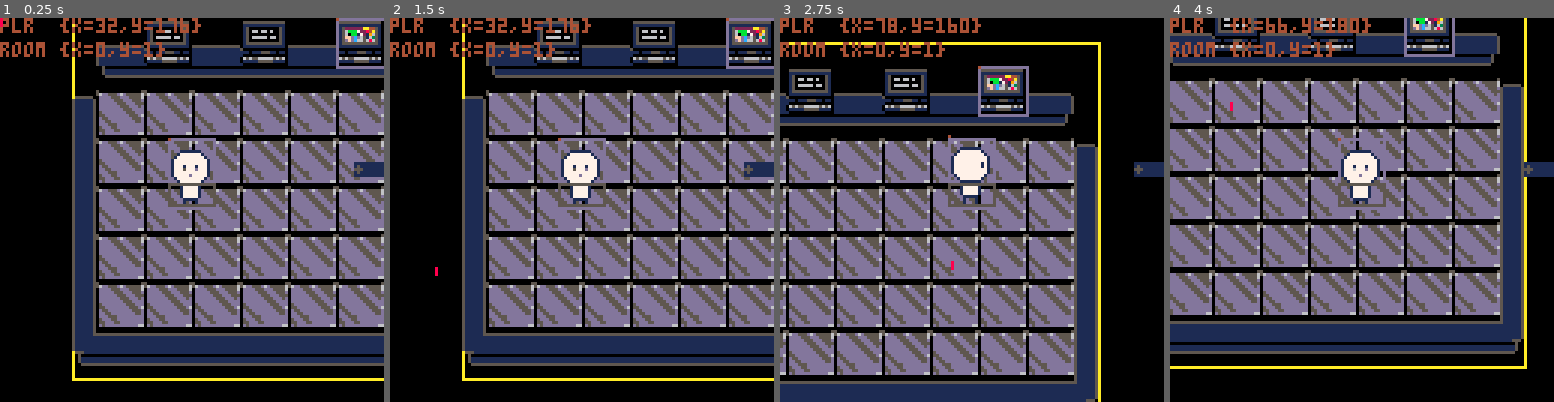
Above: before the commit, frames 1-4 (left to right).
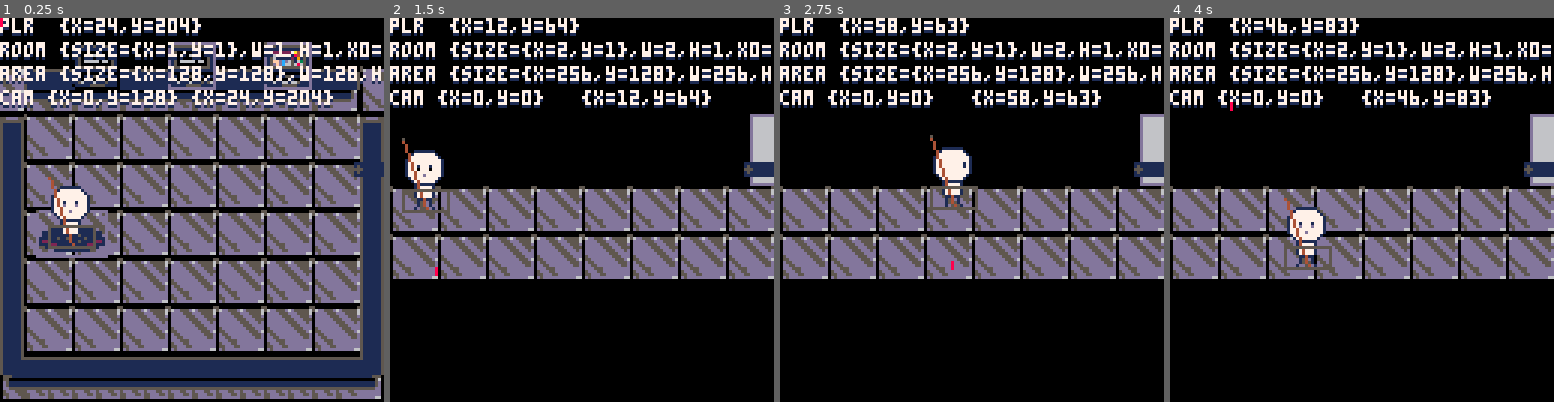
Above: after the commit, the same moments.

Repository: GiovanH/Pico8_Dev
Game: PICO-8 cartridge walkabout.p8
The game is run twice, just before and just after one commit, with the same random seed, the same clock (stepped at 60 frames per second) and the same inputs.
Inputs (mouse positions are in pixels of both pictures, inside the frame that each line leads up to):
- Up to frame 1 (0.25 s): no input
- Up to frame 2 (1.5 s): tap X (X key) at 0.33, 1.07 s; click (670, 121) at 0.67 s; tap O (Z key) at 0.7 s; click (436, 267) at 1.22 s
- Up to frame 3 (2.75 s): hold Right 1.6-2.1 s; tap O (Z key) at 1.7, 2.1, 2.5 s; click (887, 114) at 1.77 s; tap X (X key) at 1.85 s; hold Up 2.15-2.42 s; click (952, 259) at 2.32 s; hold Right from 2.47 s (still down)
- Up to frame 4 (4 s): click (1404, 106) at 2.87 s; tap O (Z key) at 2.9, 3.3, 3.7 s; tap X (X key) at 2.97 s; release Right at 3.03 s; hold Left 3.08-3.58 s; click (1465, 256) at 3.42 s; hold Down 3.63-3.97 s; click (1231, 102) at 3.97 s

The runs differ from the first frame. In frame 1, 67% of the frame differs, in the area x 0-100%, y 0-100%; in frame 2, 50%; in frame 3, 60%; in frame 4, 67%.

Commit message:
it's 3 am i forget all what

Diff:
--- a/walkabout.p8
+++ b/walkabout.p8
@@ -206,10 +206,14 @@
  end
 end
 
+function clamp(min_, query, max_)
+ return min(max_, max(min_, query))
+end
+
 -- print with shadow
 local function prints(s, x, y, c1, c2)
  print(s, x, y+1, c2 or 1)
- print(s, x, y, c1)
+ print(s, x, y, c1 or 7)
 end
 
 --yield xn
@@ -289,6 +293,7 @@
   self.size + vw*2
  )
 end
+function bbox:__mul(n) return bbox(self.origin*n, self.size*n) end
 function bbox:center()
  return self.origin + self.size*(1/2)
 end
@@ -338,6 +343,8 @@
  if self.ttl and self.age >= self.ttl then
   self:destroy()
  end
+ -- camera perspective
+ self.z = self.pos.y
 end
 function actor:destroy() self._doomed = true end
 
@@ -367,7 +374,7 @@
 end
 function mob:draw()
  -- caching unpack saves tokens
- local temp = (self.pos - self.anchor)  -- picotool :(
+ local temp = (self.pos + self.anchor)  -- picotool :(
  local spx, spy = temp:unpack()
  local spw, sph = self.size:unpack()
  spw, sph = ceil(spw/8), ceil(sph/8)
@@ -390,9 +397,9 @@
  if debug then
   -- print bbox and anchor/origin
   rect(mrconcat({self.shape:unpack()}, 13))
-  local temp = (self.pos - self.anchor)  --p8tool :(
   line(spx, spy,
-   mrconcat({temp:unpack()}, 4))
+   mrconcat({self.pos:unpack()}, 4))
+  pset(spx, spy, 5)
  end
 end
 
@@ -444,36 +451,236 @@
 end
 
 -->8
+-- game utility
+
+-- dialog box
+-- by rusty bailey
+
+dialoger = {
+ x = 8,
+ y = 97,
+ color = 7,
+ max_chars_per_line = 27,
+ max_lines = 4,
+ queue = {},
+ blinking_counter = 0,
+ init = function(self)
+ end,
+ enqueue = function(self, message) --, autoplay)
+  -- default autoplay to false
+  -- autoplay = type(autoplay) == "nil" and false or autoplay
+  add(self.queue, {
+    message = message,
+    -- autoplay = autoplay
+   })
+
+  if (#self.queue == 1) then
+   self:trigger(self.queue[1].message) -- , self.queue[1].autoplay)
+  end
+ end,
+ trigger = function(self, message) -- , autoplay)
+  --self.autoplay = autoplay
+  self.current_message = ''
+  self.messages_by_line = nil
+  self.animation_loop = nil
+  self.current_line_in_table = 1
+  self.current_line_count = 1
+  self.pause_dialog = false
+  self:format_message(message)
+  self.animation_loop = cocreate(self.animate_text)
+ end,
+ format_message = function(self, message)
+  local total_msg = {}
+  local word = ''
+  local letter = ''
+  local current_line_msg = ''
+
+  for i = 1, #message do
+   -- get the current letter add
+   letter = sub(message, i, i)
+
+   -- keep track of the current word
+   word ..= letter
+
+   -- if it's a space or the end of the message,
+   -- determine whether we need to continue the current message
+   -- or start it on a new line
+   if letter == ' ' or i == #message then
+    -- get the potential line length if this word were to be added
+    local line_length = #current_line_msg + #word
+    -- if this would overflow the dialog width
+    if line_length > self.max_chars_per_line then
+     -- add our current line to the total message table
+     add(total_msg, current_line_msg)
+     -- and start a new line with this word
+     current_line_msg = word
+    else
+     -- otherwise, continue adding to the current line
+     current_line_msg ..= word
+    end
+
+    -- if this is the last letter and it didn't overflow
+    -- the dialog width, then go ahead and add it
+    if i == #message then
+     add(total_msg, current_line_msg)
+    end
+
+    -- reset the word since we've written
+    -- a full word to the current message
+    word = ''
+   end
+  end
+
+  self.messages_by_line = total_msg
+ end,
+ animate_text = function(self)
+  -- for each line, write it out letter by letter
+  -- if we each the max lines, pause the coroutine
+  -- wait for input in update before proceeding
+  for k, line in pairs(self.messages_by_line) do
+   self.current_line_in_table = k
+   for i = 1, #line do
+    self.current_message ..= sub(line, i, i)
+
+    -- press btn 5 to skip to the end of the current passage
+    -- otherwise, print 1 character per frame
+    -- with sfx about every 5 frames
+    if (not btnp(5)) then
+     if (i % 5 == 0) sfx(0)
+     yield()
+    end
+   end
+   self.current_message ..= '\n'
+   self.current_line_count += 1
+   if ((self.current_line_count > self.max_lines) or (self.current_line_in_table == #self.messages_by_line)) then --  and not self.autoplay)) then
+    self.pause_dialog = true
+    yield()
+   end
+  end
+
+  -- if (self.autoplay) then
+  --  self.delay(30)
+  -- end
+ end,
+ shift = function (t)
+  local n=#t
+  for i = 1, n do
+   if i < n then
+    t[i] = t[i + 1]
+   else
+    t[i] = nil
+   end
+  end
+ end,
+ -- helper function to add delay in coroutines
+ delay = function(frames)
+  for i = 1, frames do
+   yield()
+  end
+ end,
+ update = function(self)
+  if (self.animation_loop and costatus(self.animation_loop) != 'dead') then
+   if (not self.pause_dialog) then
+    coresume(self.animation_loop, self)
+   else
+    if btnp(4) then
+     self.pause_dialog = false
+     self.current_line_count = 1
+     self.current_message = ''
+    end
+   end
+  elseif (self.animation_loop and self.current_message) then
+   -- if (self.autoplay) self.current_message = ''
+   self.animation_loop = nil
+  end
+
+  if (not self.animation_loop and #self.queue > 0) then
+   self.shift(self.queue, 1)
+   if (#self.queue > 0) then
+    self:trigger(self.queue[1].message) -- , self.queue[1].autoplay)
+    coresume(self.animation_loop, self)
+   end
+  end
+
+  --if (not self.autoplay) then
+  self.blinking_counter += 1
+  if self.blinking_counter > 30 then self.blinking_counter = 0 end
+  --end
+ end,
+ draw = function(self)
+  local screen_width = 128
+
+  -- display message
+  if (self.current_message) then
+   rectfill(0,90,127,127,0)
+   rect(0,90,127,127,7)
+   print(self.current_message, self.x, self.y, self.color)
+  end
+
+  -- draw blinking cursor at the bottom right
+  if (self.pause_dialog) then -- not self.autoplay and
+   if self.blinking_counter > 15 then
+    if (self.current_line_in_table == #self.messages_by_line) then
+     -- draw square
+     rectfill(
+      screen_width - 11,
+      screen_width - 10,
+      screen_width - 11 + 3,
+      screen_width - 10 + 3,
+      7
+     )
+    else
+     -- draw arrow
+     line(screen_width - 12, screen_width - 9, screen_width - 8,screen_width - 9)
+     line(screen_width - 11, screen_width - 8, screen_width - 9,screen_width - 8)
+     line(screen_width - 10, screen_width - 7, screen_width - 10,screen_width - 7)
+    end
+   end
+  end
+ end
+}
+
+-->8
 -- game classes
 
 local t_sign = mob:extend{
- lines = {}
+ lines = nil
 }
 function t_sign:addline(text)
+ if (self.lines == nil) self.lines = {}
  add(self.lines, text)
 end
 function t_sign:interact(player)
- dbg.print(self.lines)
-end
-
+ for _, v in ipairs(self.lines) do
+  dialoger:enqueue(v)
+ end
+end
+
+local t_button = mob:extend{
+ lines = nil
+}
+function t_button:interact(player)
+ sfx(001)
+end
 
 local t_player = mob:extend{
  ismoving = false,
  hitbox = nil,
  facing = 'd',
- spr0 = 64
+ spr0 = 64,
+ anchor = vec(-8, -24)
 }
 function t_player:init(pos)
  mob:init(pos, 64, vec(15,23))
 end
 function t_player:get_hitbox(pos)
  return bbox(
-  pos + vec(0, 15),
+  pos + vec(-8, -7),
   vec(15, 7)
  )
 end
 function t_player:move()
--- player movement
+ -- player movement
  local vright = vec(1, 0)
  local vdown = vec(0, 1)
  local speed = 2
@@ -491,6 +698,12 @@
     break
    end
   end
+  for _,obj in pairs(self.stage.objects) do
+   if (nhbox:overlaps(obj.shape) and obj.obstructs) then
+    unobstructed = false
+    break
+   end
+  end
   self.facing = facing
   if unobstructed then
    self.pos = npos
@@ -519,20 +732,20 @@
 
  self.ismoving = moved
 
- self.stage.camfocus = self.pos + vec(8, 24)
+ self.stage.camfocus = self.pos
 end
 function t_player:tryinteract()
  -- try interact
  local facemap = {d=vec(0,1), u=vec(0,-1), l=vec(-1,0), r=vec(1,0)}
  if (btnp(4)) then
   self.ibox = bbox(
-   self.pos + vec(0, 7)+ facemap[self.facing]*8,
+   self.pos + self.anchor - vec(0, -8) + facemap[self.facing]*8,
    vec(2,2)*8
   )
   for _,obj in pairs(self.stage.objects) do
    if (self.ibox:overlaps(obj.shape) and obj.interact) then
-     obj:interact(self)
-     break
+    obj:interact(self)
+    break
    end
   end
  else
@@ -546,7 +759,7 @@
  self:tryinteract()
 
  mob.update(self)
- self.hitbox = self:get_hitbox(self.pos)
+ self.shape = self:get_hitbox(self.pos)
 end
 
 function t_player:draw()
@@ -555,12 +768,12 @@
  local facemap = {d=0, u=2, l=4, r=4}
  self.spr = self.spr0 + facemap[self.facing]
  if self.ismoving and self.stage.mclock % 8 < 4 then
-  self.anchor = vec(0, 1)
+  self.anchor = vec(-8, -23)
  else
-  self.anchor = vec(0, 0)
+  self.anchor = vec(-8, -24)
  end
  mob.draw(self)
- if (debug) rect(mrconcat({self.hitbox:unpack()}, 5))
+ if (debug) rect(mrconcat({self.shape:unpack()}, 5))
  if (debug and self.ibox) rect(mrconcat({self.ibox:unpack()}, 10))
  palt()
 end
@@ -569,67 +782,122 @@
  camfocus = nil
 }
 function room:init(mx, my, mw, mh)
- -- size of room in map screens
- self.cell_pos = vec(mx, my)
- self.room_pos = self.cell_pos*16
- self.cell_size = vec(mw, mh)*16
- self.s_size = self.cell_size*8
- self.origin = self.room_pos*8
- -- origin in tiles
- -- self.origin = self.mapcoords * 16
- -- self.box = bbox(
- --  self.origin, self.size*16)
+ self.box_map = bbox(vec(mx, my), vec(mw, mh))
+ self.box_cells = self.box_map*16
+ self.box_px = self.box_cells*8
+
+ -- origin in units
+ self.origin_map = vec(mx, my)
+ self.origin_cells = self.origin_map*16
+ self.origin_px = self.origin_cells*8
+
+ -- extent in units
+ self.extent_map = vec(mw, mh)
+ self.extent_cells = self.extent_map*16
+ self.extent_px = self.extent_cells*8
  stage.init(room)
 end
 function room:draw()
+ local cell_x, cell_y = self.box_cells.origin:unpack()
+ local cell_w, cell_h = self.box_cells.size:unpack()
+ local sx, sy = self.box_px.origin:unpack()
+
  cls()
- -- local x, y = self.origin:unpack()
  local cam = self.camfocus - vec(64, 64)
+ local cx0, cy0, cx1, cy1 = self.box_px:unpack()
+ cam.x = clamp(cx0, cam.x, cx1-128)
+ cam.y = clamp(cy0, cam.y, cy1-128)
+
+
  camera(cam:unpack())
- if debug then
-  local ox, oy = self.origin:unpack()
-  local extent = self.origin + self.s_size
-  rect(ox, oy, mrconcat({extent:unpack()}, 10))
-  pset(mrconcat({cam:unpack()}, 9))
- end
 
  dbg.watch(cam,"cam")
- local cell_x, cell_y = self.room_pos:unpack()
- local cell_w, cell_h = self.cell_size:unpack()
- local sx, sy = self.origin:unpack()
  map(cell_x, cell_y, sx, sy, cell_w, cell_h)
  stage.draw(self)
  camera()
- if (debug and o_player) print('plr  ' .. tostring(o_player.pos), 0, 0)
- if (debug and o_player) print('room ' .. tostring(self.cell_pos), 0, 8)
+ if debug and o_player then
+  -- rect(mrconcat({self.box_px:unpack()}, 10))
+  prints('plr  ' .. tostring(o_player.pos), 0, 0)
+  prints('room ' .. tostring(self.box_map), 0, 8)
+  prints('area ' .. tostring(self.box_px), 0, 16)
+  prints('cam ' .. tostring(cam), 0, 24)
+  prints(tostring(self.camfocus), 64, 24)
+ end
+
 end
 function room:add(object)
- object.pos += self.origin
+ object.pos += self.box_px.origin
  stage.add(self, object)
 end
 
 -->8
 --pico-8 builtins
 
+cur_room = nil
+
+function room_complab()
+ cur_room = room(0, 1, 1, 1)
+ o_player = t_player(vec(12, 64))
+ o_player.pos += vec(12, 12)
+ cur_room:add(o_player)
+
+ o_computer = t_sign(vec(88, 8), 112, vec(15, 7))
+ o_computer:addline(
+  "looks like someone was " ..
+  "planning a fundraising " ..
+  "campaign for a video game.")
+ o_computer:addline("too bad they're just a troll.")
+ o_computer.bsize = vec(15,15)
+ cur_room:add(o_computer)
+
+ o_computer2 = t_sign(vec(56, 8), 010, vec(15, 15))
+ o_computer2:addline(
+  "two white lines of text are blown up to fill the entire screen.")
+ o_computer2:addline("it's so huge you can read it from across the room.")
+ cur_room:add(o_computer2)
+
+ o_portal = t_button(vec(12, 64), 005, vec(23, 15))
+ -- o_portal.obstructs = true
+ cur_room:add(o_portal)
+ function o_portal:interact(p)
+  room_hallway()
+ end
+
+ cur_room:update() -- one predraw update
+ sfx(001)
+end
+
+function room_hallway()
+ cur_room = room(0, 0, 2, 1)
+ o_player = t_player(vec(12, 64))
+ cur_room:add(o_player)
+ cur_room.camfocus = vec(0, 0)
+
+ cur_room:update() -- one predraw update
+ sfx(001)
+end
+
 function _init()
- teststage = room(0, 1, 1, 1)
- o_player = t_player(vec(32, 48))
- teststage:add(o_player)
- o_computer = t_sign(vec(88, 8), 112, vec(15, 7))
- o_computer:addline("it's just drawn on.")
- o_computer.bsize = vec(16,16)
- teststage:add(o_computer)
+ room_complab()
 end
 
 function _update()
- teststage:update()
- dbg.watch(teststage,"stage")
+ dialoger:update()
+ if #dialoger.queue == 0 then
+  cur_room:update()
+ end
+
+ dbg.watch(dialog,"dialog")
+ dbg.watch(cur_room,"cur_room")
  dbg.watch(o_player,"player")
- dbg.watch(teststage.objects,"objects")
+ dbg.watch(cur_room.objects,"objects")
 end
 
 function _draw()
- teststage:draw()
+ cur_room:draw()
+ if #dialoger.queue > 0 then
+  dialoger:draw()
+ end
  if (debug) dbg.draw()
 end
 
@@ -747,8 +1015,8 @@
 0000000000000000000000000000000000000000000000000000000000000000000000000000000000000000000000000000000000000000000000000000000000000000000000000000000000000000000000000000000000000000000000000000000000000000000000000000000000000000000000000000000000000000
 0000000000000000000000000000000000000000000000000000000000000000000000000000000000000000000000000000000000000000000000000000000000000000000000000000000000000000000000000000000000000000000000000000000000000000000000000000000000000000000000000000000000000000
 0000000a0b00000a0b00000a0b00000000000000000000000000000000000000000000000000000000000000000000000000000000000000000000000000000000000000000000000000000000000000000000000000000000000000000000000000000000000000000000000000000000000000000000000000000000000000
-0028291a1b29291a1b29291a1b292a0000000000000000000000000000000000000000000000000000000000000000000000000000000000000000000000000000000000000000000000000000000000000000000000000000000000000000000000000000000000000000000000000000000000000000000000000000000000
-00383939393939393939393939393a0000000000000000000000000000000000000000000000000000000000000000000000000000000000000000000000000000000000000000000000000000000000000000000000000000000000000000000000000000000000000000000000000000000000000000000000000000000000
+0928291a1b29291a1b29291a1b292a0800000000000000000000000000000000000000000000000000000000000000000000000000000000000000000000000000000000000000000000000000000000000000000000000000000000000000000000000000000000000000000000000000000000000000000000000000000000
+19383939393939393939393939393a1800000000000000000000000000000000000000000000000000000000000000000000000000000000000000000000000000000000000000000000000000000000000000000000000000000000000000000000000000000000000000000000000000000000000000000000000000000000
 0c08090809080908090809080908090c00000000000000000000000000000000000000000000000000000000000000000000000000000000000000000000000000000000000000000000000000000000000000000000000000000000000000000000000000000000000000000000000000000000000000000000000000000000
 1c18191819181918191819181918191c00000000000000000000000000000000000000000000000000000000000000000000000000000000000000000000000000000000000000000000000000000000000000000000000000000000000000000000000000000000000000000000000000000000000000000000000000000000
 1c08090809080908090809080908091c00000000000000000000000000000000000000000000000000000000000000000000000000000000000000000000000000000000000000000000000000000000000000000000000000000000000000000000000000000000000000000000000000000000000000000000000000000000
Not shown, changed: 32 lines of the sprite sheet (__gfx__) section of walkabout.p8
Not shown, changed: the sound effects (__sfx__) section of walkabout.p8
